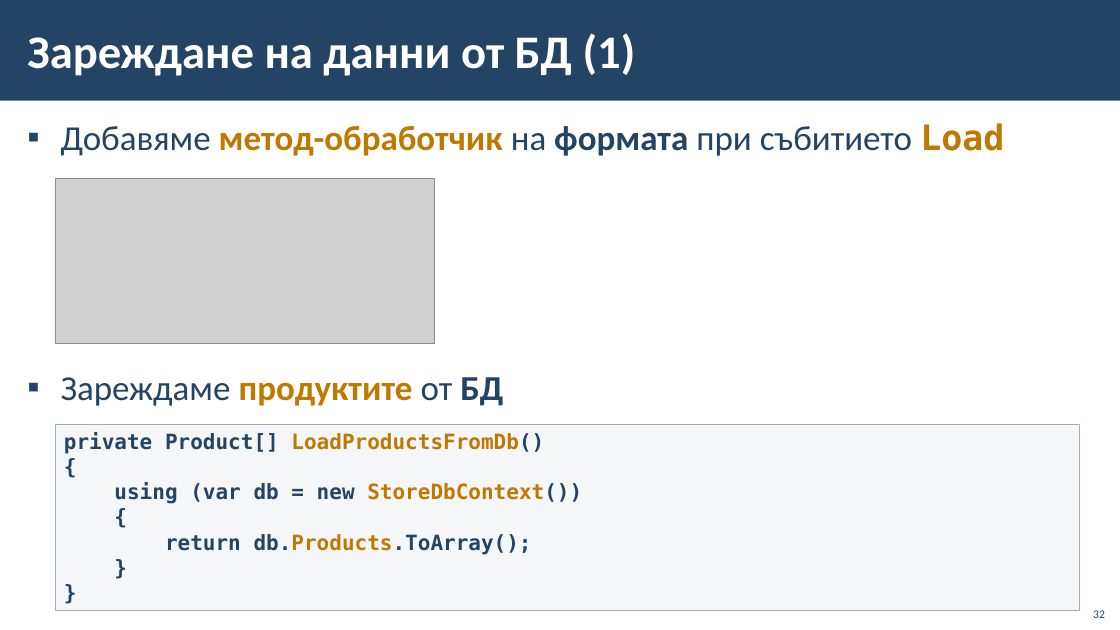
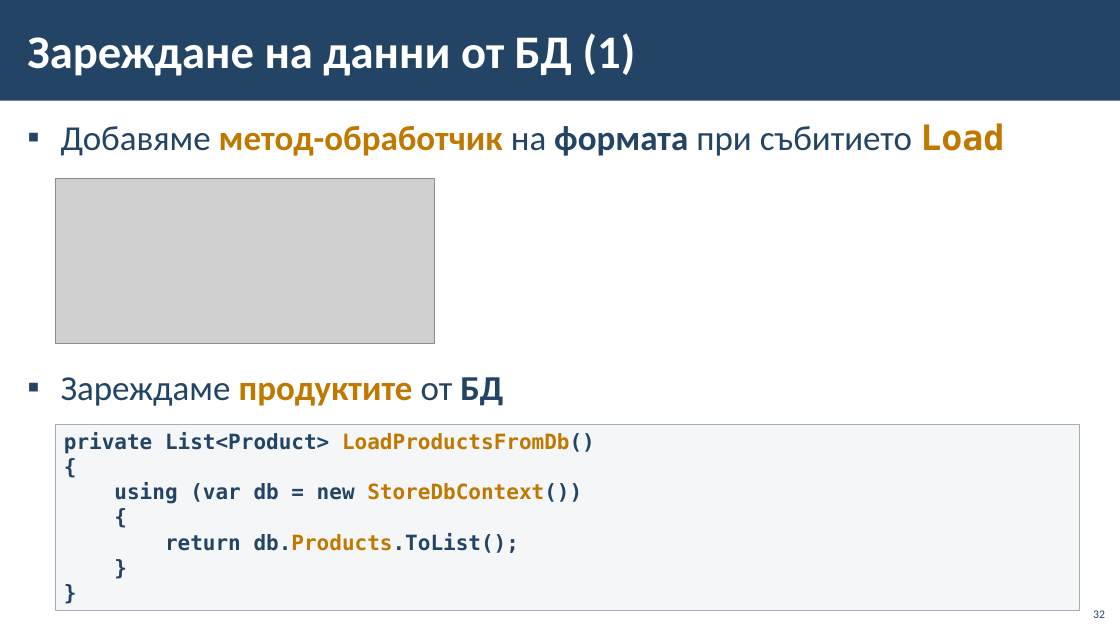
Before and after one commit to BG-IT-Edu/School-Programming, a slide deck: slide 32 of Courses/Software-Sciences/Module-4-Information-Systems-New/05-Connecting-Windows-Forms-with-database/05-Connecting-Windows-Forms-with-database.pptx. Drawn at 1120x630 pixels with LibreOffice and Linux fonts; fonts in the diff are those of the drawing; grey boxes stand for pictures; background and template pictures are left out. Boxes give left, top, right and bottom in pixels: in the first picture for what was removed or moved away, otherwise in the second. Text is boxed around its words. In the diff, an @@ line names an element or a change of style, - is before the commit and + after.

```diff
--- a/Courses/Software-Sciences/Module-4-Information-Systems-New/05-Connecting-Windows-Forms-with-database/05-Connecting-Windows-Forms-with-database.pptx
+++ b/Courses/Software-Sciences/Module-4-Information-Systems-New/05-Connecting-Windows-Forms-with-database/05-Connecting-Windows-Forms-with-database.pptx
@@ text in rectangle at (64,432,595,454): text changed @@
-private Product[] LoadProductsFromDb()
+private List<Product> LoadProductsFromDb()
@@ text in rectangle at (165,533,519,553): text changed @@
-return db.Products.ToArray();
+return db.Products.ToList();
```
